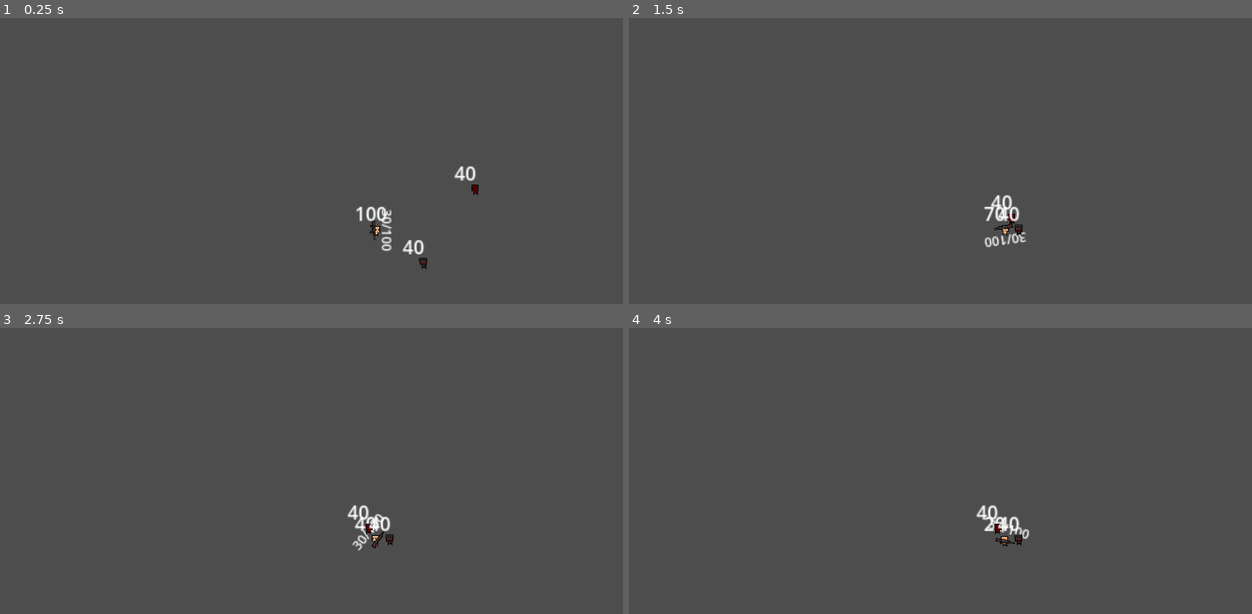
Above: before the commit, frames 1-4 (two rows, left to right).
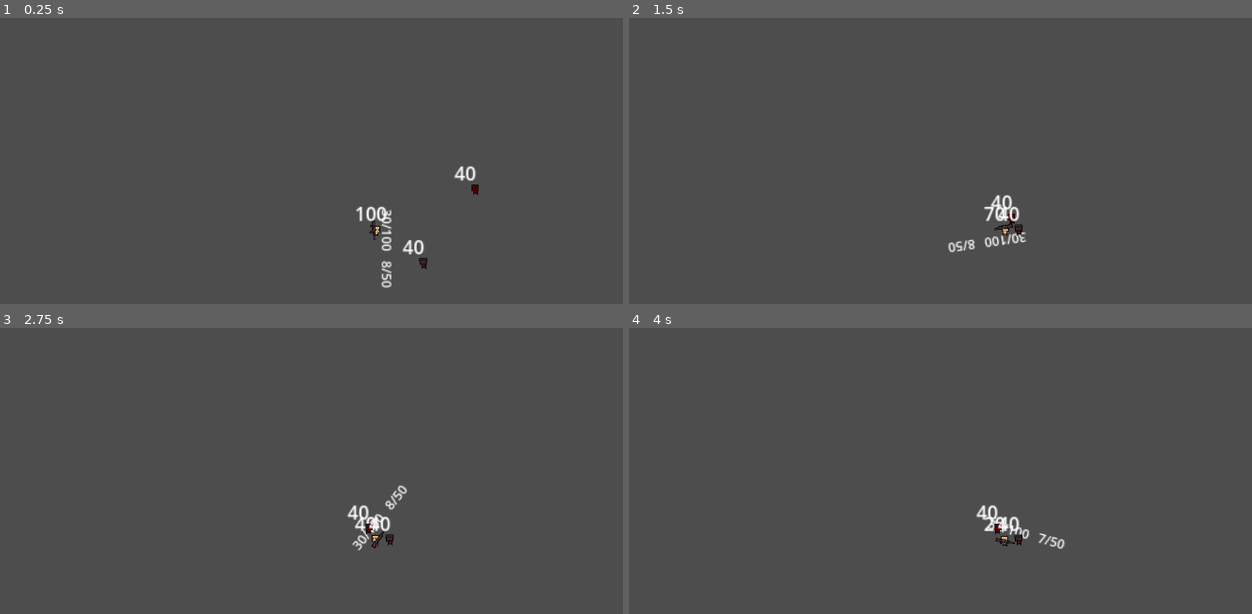
Above: after the commit, the same moments.

Repository: Uhboer/deffusion
Game: Godot game, scene res://scenes/world.tscn
Same seed, same stepped clock (60 frames per second), same inputs: the game is played once before the commit and once after it.
Inputs (mouse positions are in pixels of both pictures, inside the frame that each line leads up to):
- Up to frame 1 (0.25 s): no input
- Up to frame 2 (1.5 s): move the mouse to (1171, 206) at 0.52 s; tap 1 (1) at 0.6 s; tap 2 (2) at 0.8, 1.35 s; move the mouse to (853, 249) at 1.27 s
- Up to frame 3 (2.75 s): tap A (A) at 1.55, 2.1 s; move the mouse to (448, 445) at 2.02 s; tap R (R) at 2.3 s
- Up to frame 4 (4 s): move the mouse to (outside the picture) at 2.77 s; tap R (R) at 2.85 s; click (outside the picture) at 3.05 s; move the mouse to (1233, 602) at 3.52 s; press the mouse at (1233, 602) at 3.53 s; tap 1 (1) at 3.8 s

The runs differ from the first frame. In frame 1, 0.1% of the frame differs, in the area x 61-63%, y 84-95%; in frame 2, 0.1%; in frame 3, 0.1%, in the area x 61-66%, y 54-64%; in frame 4, 0.1%.

Commit message:
add shootgun ammo system

Diff:
--- a/scenes/bullet_shotgun.gd
+++ b/scenes/bullet_shotgun.gd
@@ -1,7 +1,7 @@
 extends Area2D
 
 var speed = 20
-var damage = 10
+var damage = 30
 
 func _physics_process(delta):
 	position += transform.x * speed
--- a/scenes/marker_2d.gd
+++ b/scenes/marker_2d.gd
@@ -12,6 +12,9 @@
 
 var AKmagaz = 30
 var AKall = 100
+
+var shootgunall = 50
+var shootgunmagaz = 8
 
 func _process(delta):
 	look_at(get_global_mouse_position())
@@ -28,27 +31,30 @@
 
 	#убрать потом
 	$Label.text = str(AKmagaz, "/", AKall)
+	$Label2.text = str(shootgunmagaz, "/", shootgunall)
 
 
-
-	if Input.is_action_just_pressed("shoot") and shootgun == true:
+	if Input.is_action_just_pressed("shoot") and shootgun == true and shootgunmagaz > 0:
 		shoot()
 
 	if Input.is_action_pressed("shoot") and AK == true and AKmagaz > 0:
 		shootAK()
 
-	if Input.is_action_just_pressed("R"):
+	if Input.is_action_just_pressed("R") and AK == true:
 		if AKall >= 0 and AKmagaz < 30:
 			var AKrezerv = 30 - AKmagaz
 			AKall -= AKrezerv
 			AKmagaz += AKrezerv
-
-
-
+	if Input.is_action_just_pressed("R") and shootgun == true:
+		if shootgunall >= 0 and shootgunmagaz < 8:
+			var shootgunrezerv = 8 - shootgunmagaz
+			shootgunall -= shootgunrezerv
+			shootgunmagaz += shootgunrezerv
 
 func shoot():
 	if shooted == false:
 		shooted = true
+		shootgunmagaz -= 1
 		var b = SHOOTGUNbullet.instantiate()
 		add_child(b)
 		b.transform = $Node/Marker2D.global_transform
--- a/scenes/marker_2d.tscn
+++ b/scenes/marker_2d.tscn
@@ -97,3 +97,11 @@
 offset_bottom = -1.0
 theme_override_font_sizes/font_size = 11
 text = "30/100"
+
+[node name="Label2" type="Label" parent="."]
+offset_left = 27.0
+offset_top = -17.0
+offset_right = 67.0
+offset_bottom = 6.0
+theme_override_font_sizes/font_size = 11
+text = "8/50"
